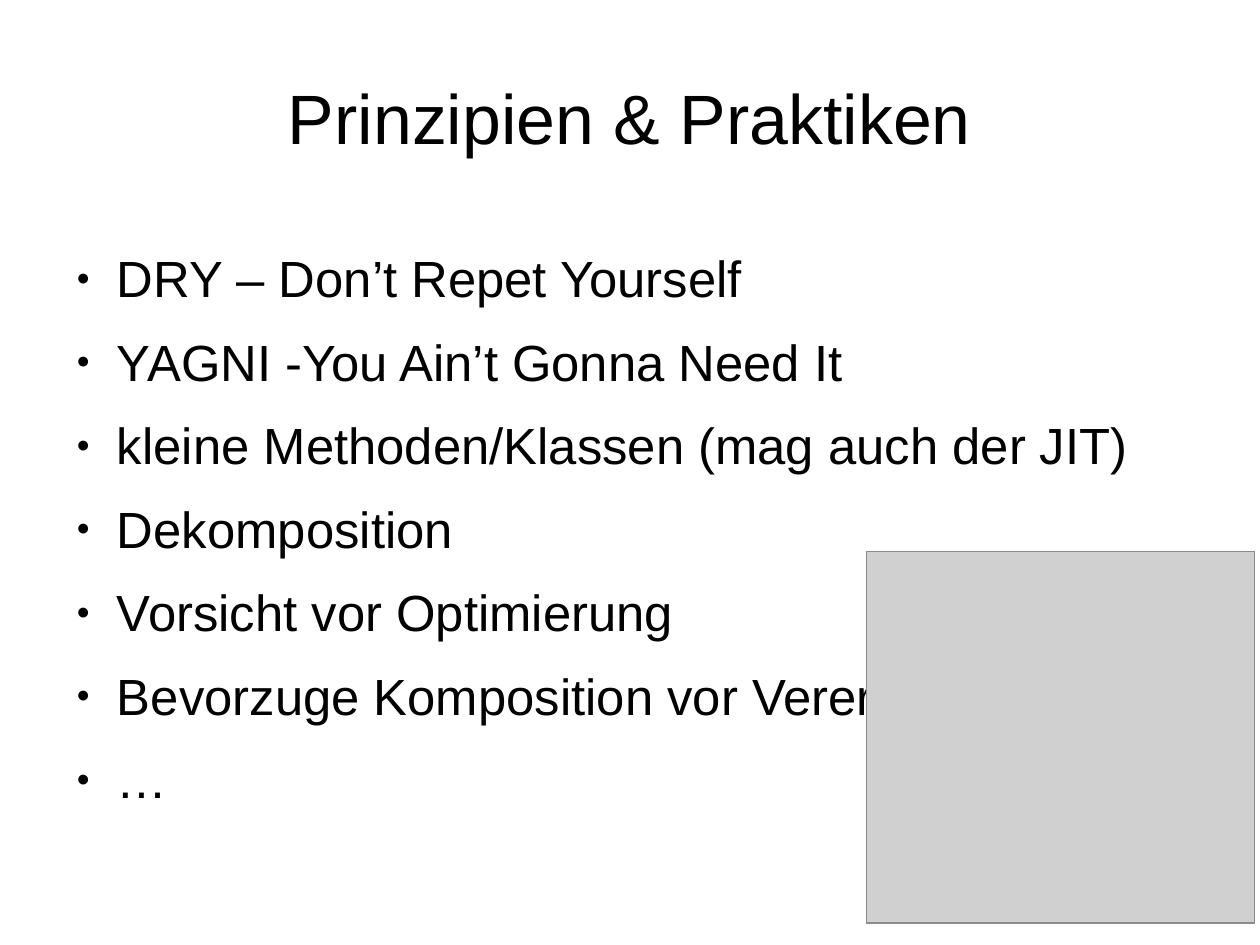
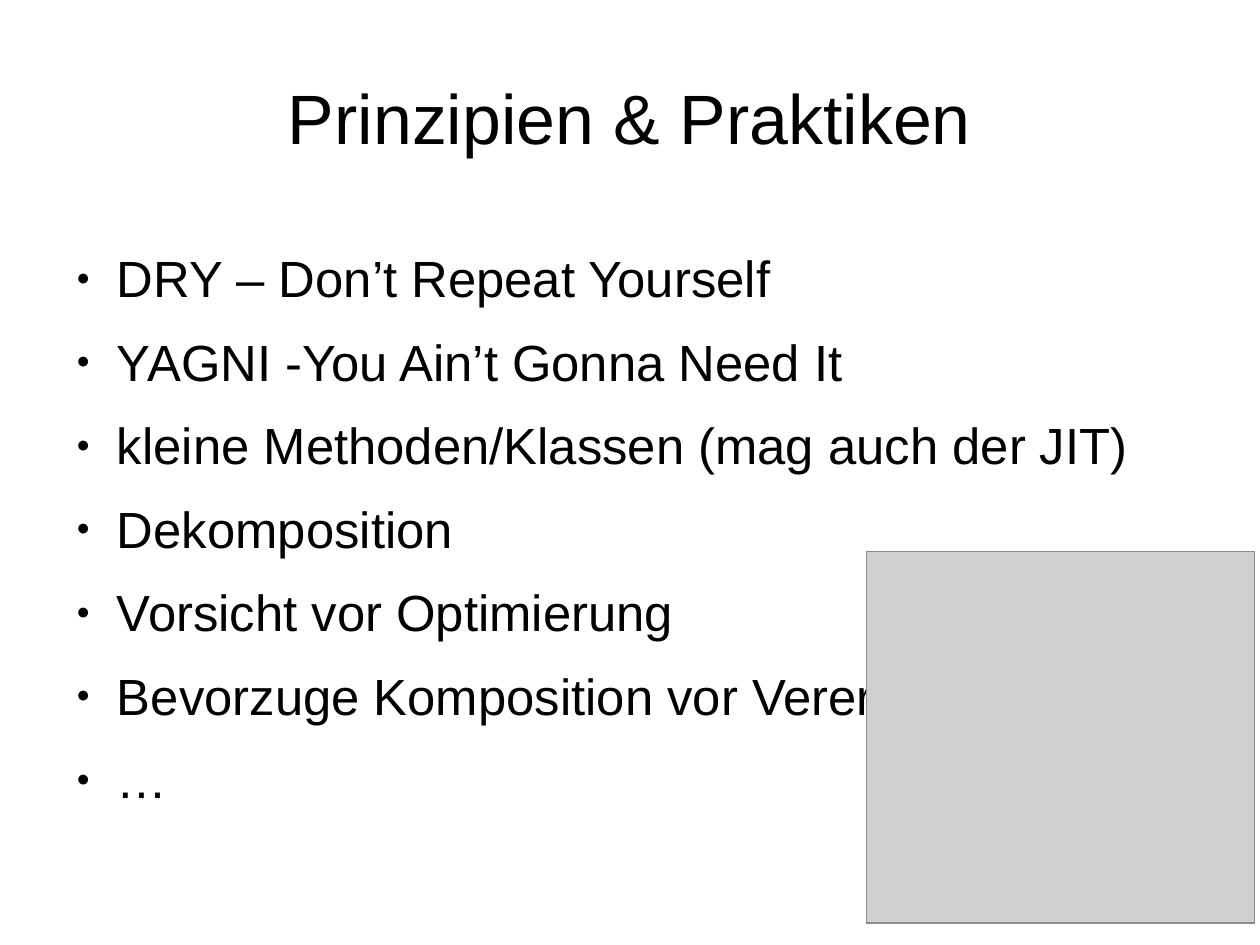
Before and after one commit to Weltraumschaf/Slides, a slide deck: slide 9 of CleanCode/Clean_Code.odp. Drawn at 1260x945 pixels with LibreOffice and Linux fonts; fonts in the diff are those of the drawing; grey boxes stand for pictures. Boxes give left, top, right and bottom in pixels: in the first picture for what was removed or moved away, otherwise in the second. Text is boxed around its words. In the diff, an @@ line names an element or a change of style, - is before the commit and + after.

```diff
--- a/CleanCode/Clean_Code.odp
+++ b/CleanCode/Clean_Code.odp
@@ text at [117, 260, 770, 308]: text changed @@
-● DRY – Don’t Repet Yourself
+● DRY – Don’t Repeat Yourself
```
Also in this commit, not shown: 7 other slides changed, 1 other file.
